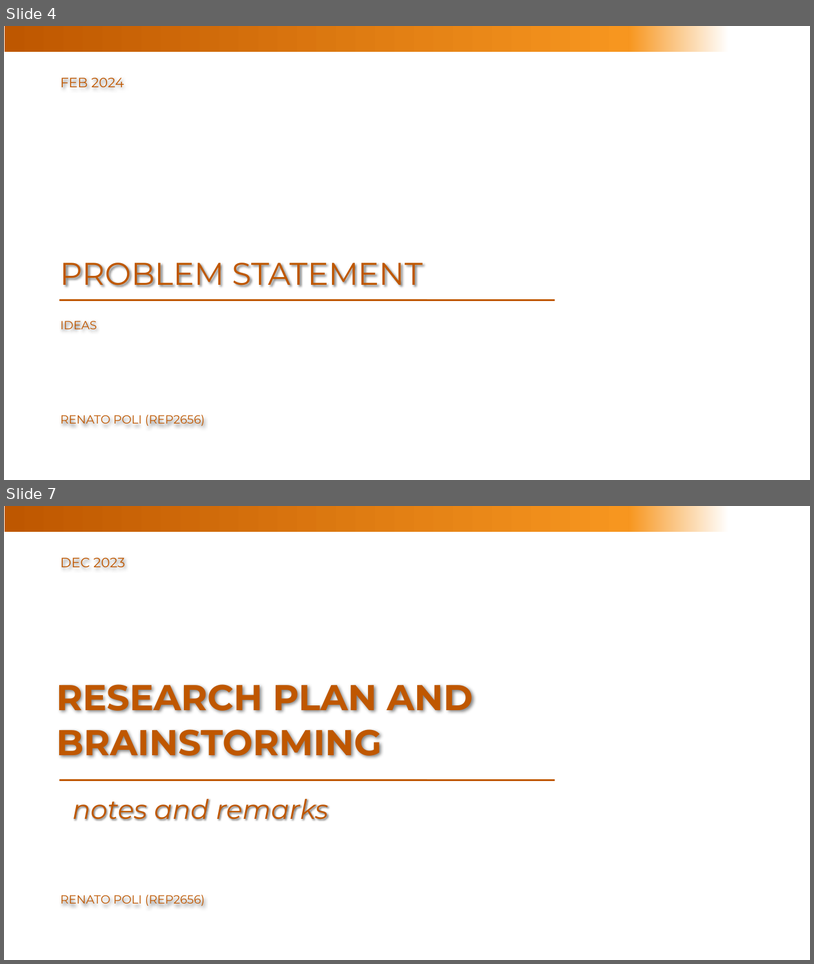
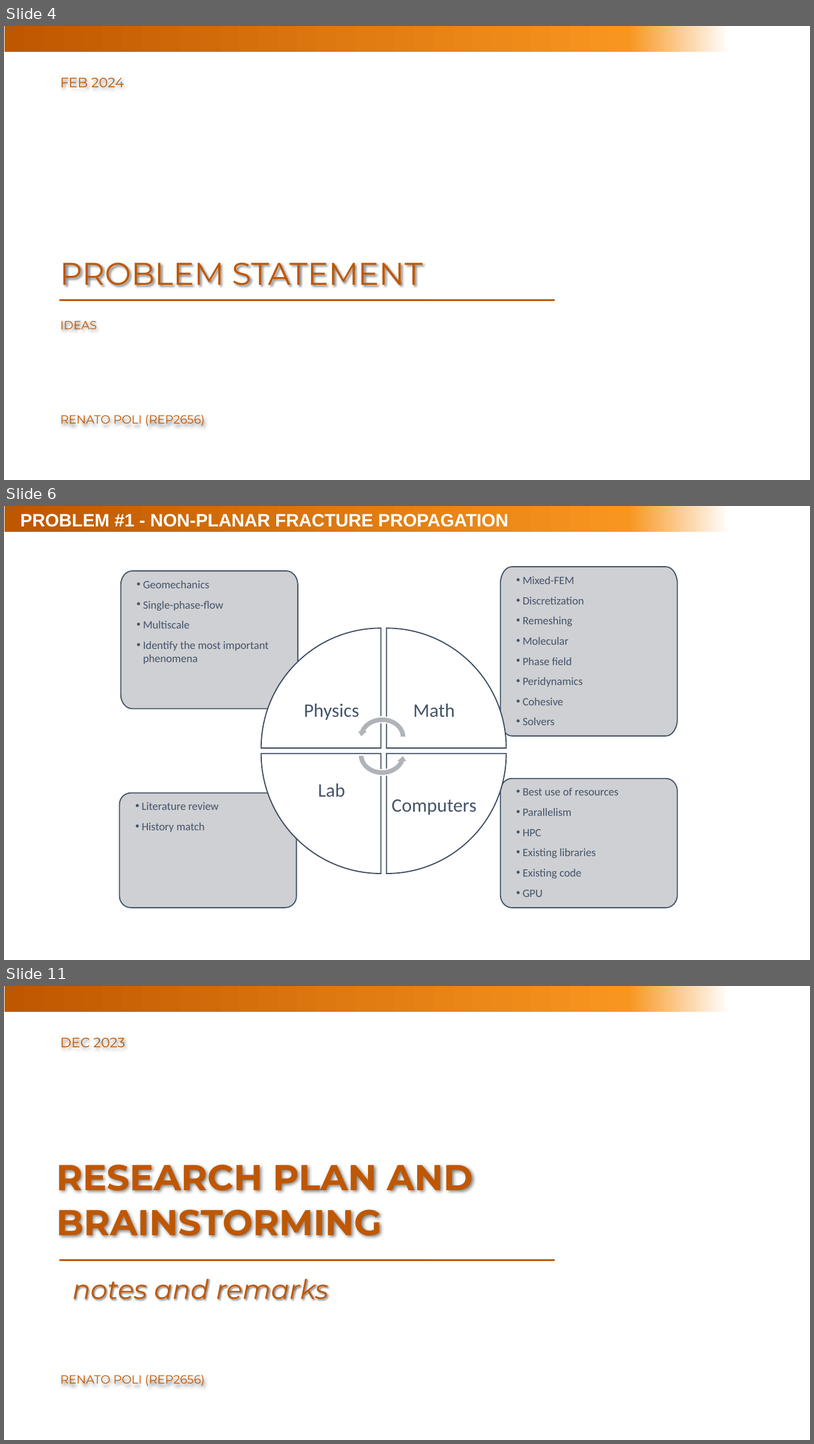
Before and after one commit to rebpoli/Doutorado, a slide deck: Research/2023-12-Research-plan.pptx. Shown one above the other, each under a label of ours: slides 4 and 7 before the commit, slides 4, 6 and 11 after it; the slides between them are not shown. The pictures are 814x964 and 814x1444 pixels, drawn with LibreOffice and Linux fonts; fonts in the diff are those of the drawing; background and template pictures are left out. Boxes give left, top, right and bottom in pixels: in the first picture for what was removed or moved away, otherwise in the second. Text is boxed around its words. In the diff, an @@ line names an element or a change of style, - is before the commit and + after.

```diff
--- a/Research/2023-12-Research-plan.pptx
+++ b/Research/2023-12-Research-plan.pptx
@@ slide 6 added at <box>4,506,810,960</box>, background #FFFFFF; not listed: 4 template elements that a slide beside it also shows @@
@@ title added at <box>20,514,509,527</box>, 16 pt, text #FFFFFF, bold @@
+PROBLEM #1 - NON-PLANAR FRACTURE PROPAGATION
@@ freeform shape added at <box>121,571,299,708</box>, fill #CFD1D4 at 90% opacity, outline #44546A 1 pt, 10 pt, text #44546A @@
+  • Geomechanics
+  • Single-phase-flow
+  • Multiscale
+  • Identify the most important phenomena
@@ freeform shape added at <box>501,567,678,736</box>, fill #CFD1D4 at 90% opacity, outline #44546A 1 pt, 10 pt, text #44546A @@
+  • Mixed-FEM
+  • Discretization
+  • Remeshing
+  • Molecular
+  • Phase field
+  • Peridynamics
+  • Cohesive
+  • Solvers
@@ left circular arrow added at <box>356,714,409,761</box>, fill #B0B4B9, outline #FFFFFF 1 pt @@
@@ left circular arrow added at <box>356,732,409,778</box>, fill #B0B4B9, outline #FFFFFF 1 pt @@
@@ group added at <box>261,628,506,874</box>: 4 freeform shapes @@
+Math
+Physics
+Lab
+Computers
@@ freeform shape added at <box>119,792,297,907</box>, fill #CFD1D4 at 90% opacity, outline #44546A 1 pt, 10 pt, text #44546A @@
+  • Literature review
+  • History match
@@ freeform shape added at <box>501,778,678,907</box>, fill #CFD1D4 at 90% opacity, outline #44546A 1 pt, 10 pt, text #44546A @@
+  • Best use of resources
+  • Parallelism
+  • HPC
+  • Existing libraries
+  • Existing code
+  • GPU
@@ what was slide 7 is now slide 11 @@
```
Also in this commit, not shown: 2 slides changed, 3 other slides added, 4 other files.
